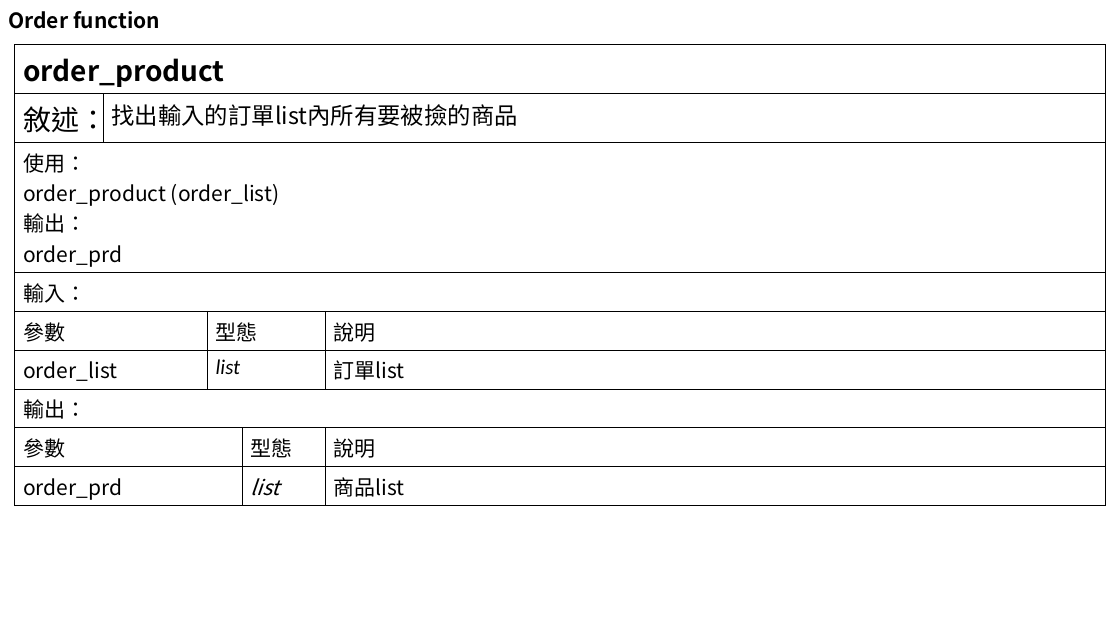
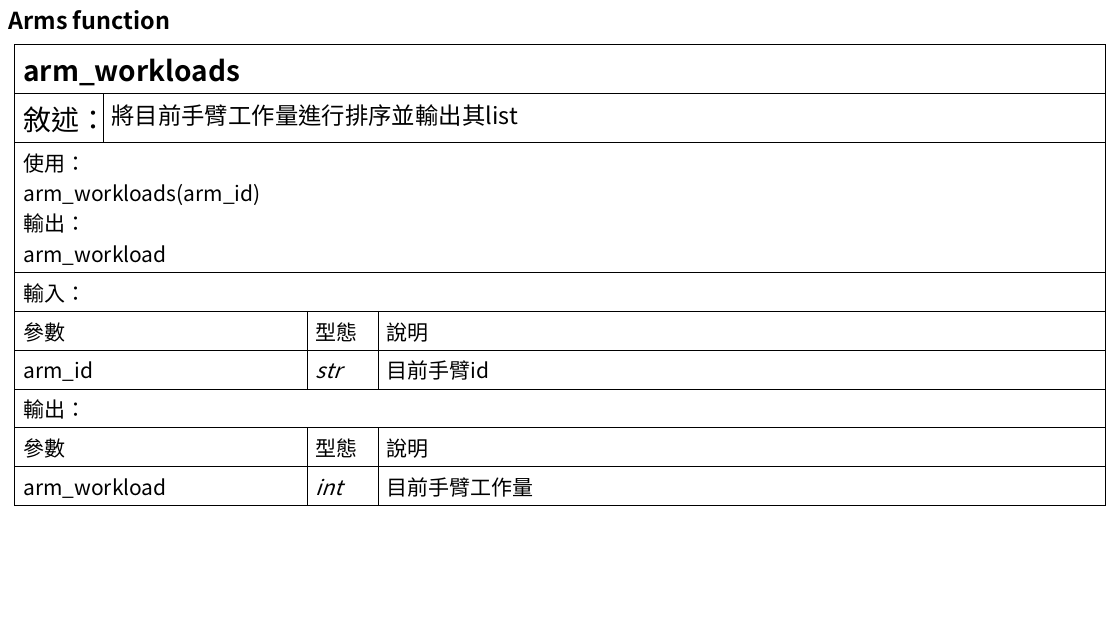
Before and after one commit to ethan1226/asrs_ofai, a slide deck: slide 62 of flowchart.pptx (slide 15 before the commit). Drawn at 1120x630 pixels with LibreOffice and Linux fonts; fonts in the diff are those of the drawing. Boxes give left, top, right and bottom in pixels: in the first picture for what was removed or moved away, otherwise in the second. Text is boxed around its words. In the diff, an @@ line names an element or a change of style, - is before the commit and + after.

Commit message:
更新function說明

```diff
--- a/flowchart.pptx
+++ b/flowchart.pptx
@@ title at [8, 10, 170, 30]: text changed; size 18 to 20 pt @@
-Order function
+Arms function
@@ table at [15, 45, 1106, 502] @@
-column 1: order_product | 敘述： | 使用： / order_product (order_list) / 輸出： / order_prd | 輸入： | 參數 | order_list | 輸出： | 參數 | order_prd
-column 2:  | 找出輸入的訂單list內所有要被撿的商品 |  |  |  |  |  |  | 
-column 3:  |  |  |  | 型態 | list |  |  | 
-column 4:  |  |  |  |  |  |  | 型態 | list
-column 5:  |  |  |  | 說明 | 訂單list |  | 說明 | 商品list
+column 1: arm_workloads | 敘述： | 使用： / arm_workloads(arm_id) / 輸出： / arm_workload | 輸入： | 參數 | arm_id | 輸出： | 參數 | arm_workload
+column 2:  | 將目前手臂工作量進行排序並輸出其list |  |  |  |  |  |  | 
+column 3:  |  |  |  | 型態 | str |  | 型態 | int
+column 4:  |  |  |  | 說明 | 目前手臂id |  | 說明 | 目前手臂工作量
```
Also in this commit, not shown: 10 other slides changed, 16 slides added, 4 slides removed.
